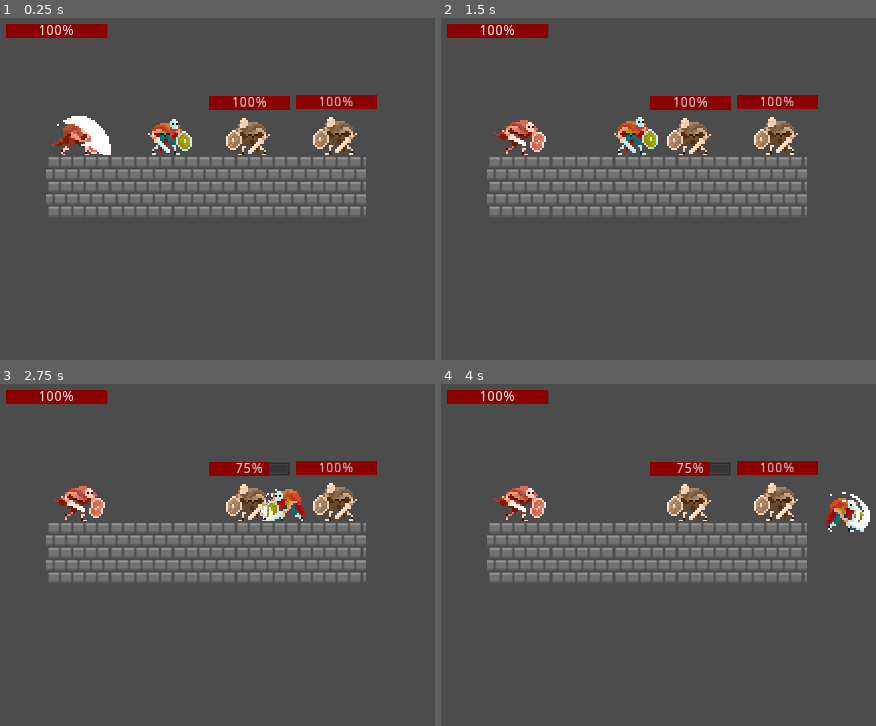
Above: before the commit, frames 1-4 (two rows, left to right).
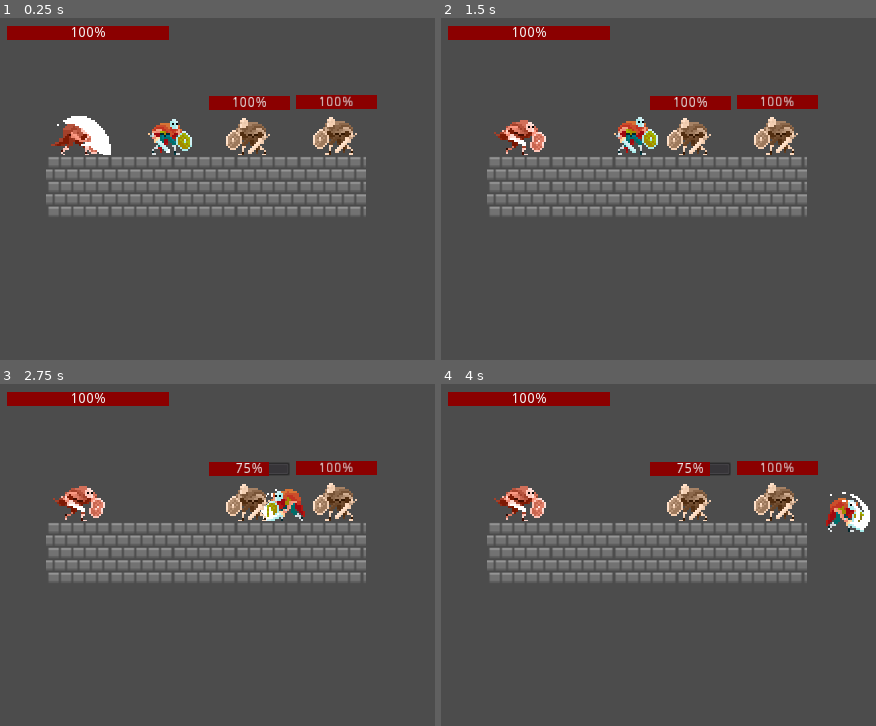
Above: after the commit, the same moments.

Repository: kpolucas/restitos
Game: Godot game, scene res://scenes/World.tscn
The game is run twice, just before and just after one commit, with the same random seed, the same clock (stepped at 60 frames per second) and the same inputs.
Inputs:
- Up to frame 1 (0.25 s): no input
- Up to frame 2 (1.5 s): hold D (right) from 0.53 s (still down); tap F (attack) at 0.6 s; tap W (jump) at 0.77 s; tap G (block) at 1.35 s
- Up to frame 3 (2.75 s): tap W (jump) at 1.52 s; release D (right) at 2.03 s; hold A (left) from 2.03 s (still down); tap F (attack) at 2.1 s
- Up to frame 4 (4 s): release A (left) at 2.78 s; hold D (right) from 2.78 s (still down); tap G (block) at 2.85 s; tap W (jump) at 3.02, 3.77 s; tap F (attack) at 3.6 s

The runs differ from the first frame. In frame 1, 1.1% of the frame differs, in the area x 1-39%, y 1-7%; in frame 2, 1.1%; in frame 3, 1.1%; in frame 4, 1.1%.

Commit message:
mini-fix hud hierarchy

Diff:
--- a/scenes/Hud.tscn
+++ b/scenes/Hud.tscn
@@ -1,4 +1,7 @@
-[gd_scene format=2]
+[gd_scene load_steps=2 format=2]
+
+[sub_resource type="StyleBoxFlat" id=1]
+bg_color = Color( 0.54902, 0, 0, 1 )
 
 [node name="Hud" type="Control"]
 anchor_right = 1.0
@@ -6,3 +9,11 @@
 __meta__ = {
 "_edit_use_anchors_": false
 }
+
+[node name="ProgressBar" type="ProgressBar" parent="."]
+margin_left = 16.5726
+margin_top = 16.3454
+margin_right = 178.573
+margin_bottom = 30.3454
+custom_styles/fg = SubResource( 1 )
+value = 100.0
--- a/scenes/World.tscn
+++ b/scenes/World.tscn
@@ -8,9 +8,6 @@
 
 [sub_resource type="RectangleShape2D" id=1]
 extents = Vector2( 160.028, 30.7568 )
-
-[sub_resource type="StyleBoxFlat" id=2]
-bg_color = Color( 0.54902, 0, 0, 1 )
 
 [node name="World" type="Node2D"]
 
@@ -36,14 +33,3 @@
 shape = SubResource( 1 )
 
 [node name="Hud" parent="." instance=ExtResource( 5 )]
-
-[node name="ProgressBar" type="ProgressBar" parent="Hud"]
-margin_left = 16.0362
-margin_top = 14.2544
-margin_right = 118.036
-margin_bottom = 28.2544
-custom_styles/fg = SubResource( 2 )
-value = 100.0
-__meta__ = {
-"_edit_use_anchors_": false
-}
Not shown: 1 places in scenes/World.tscn that only renumber resources
